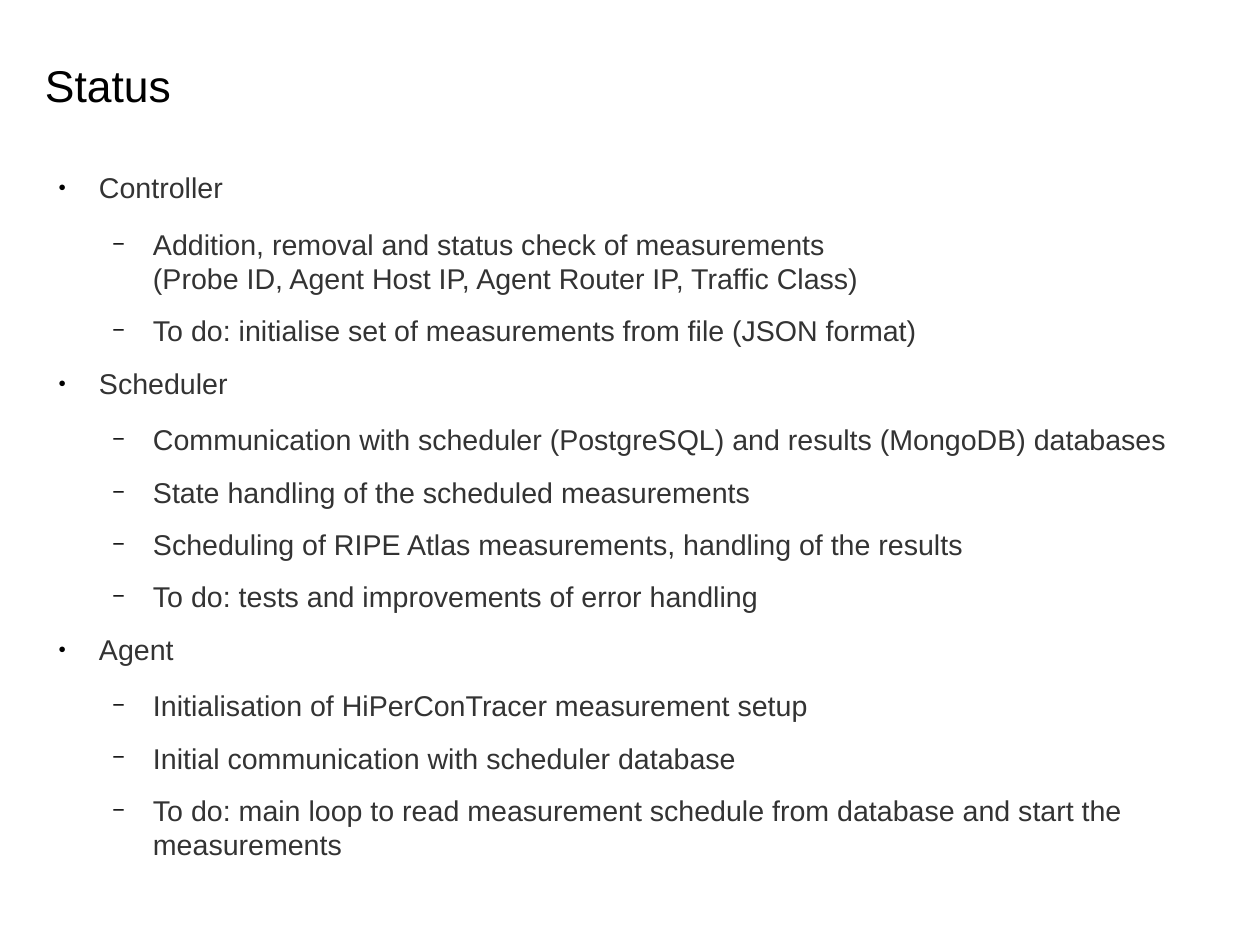
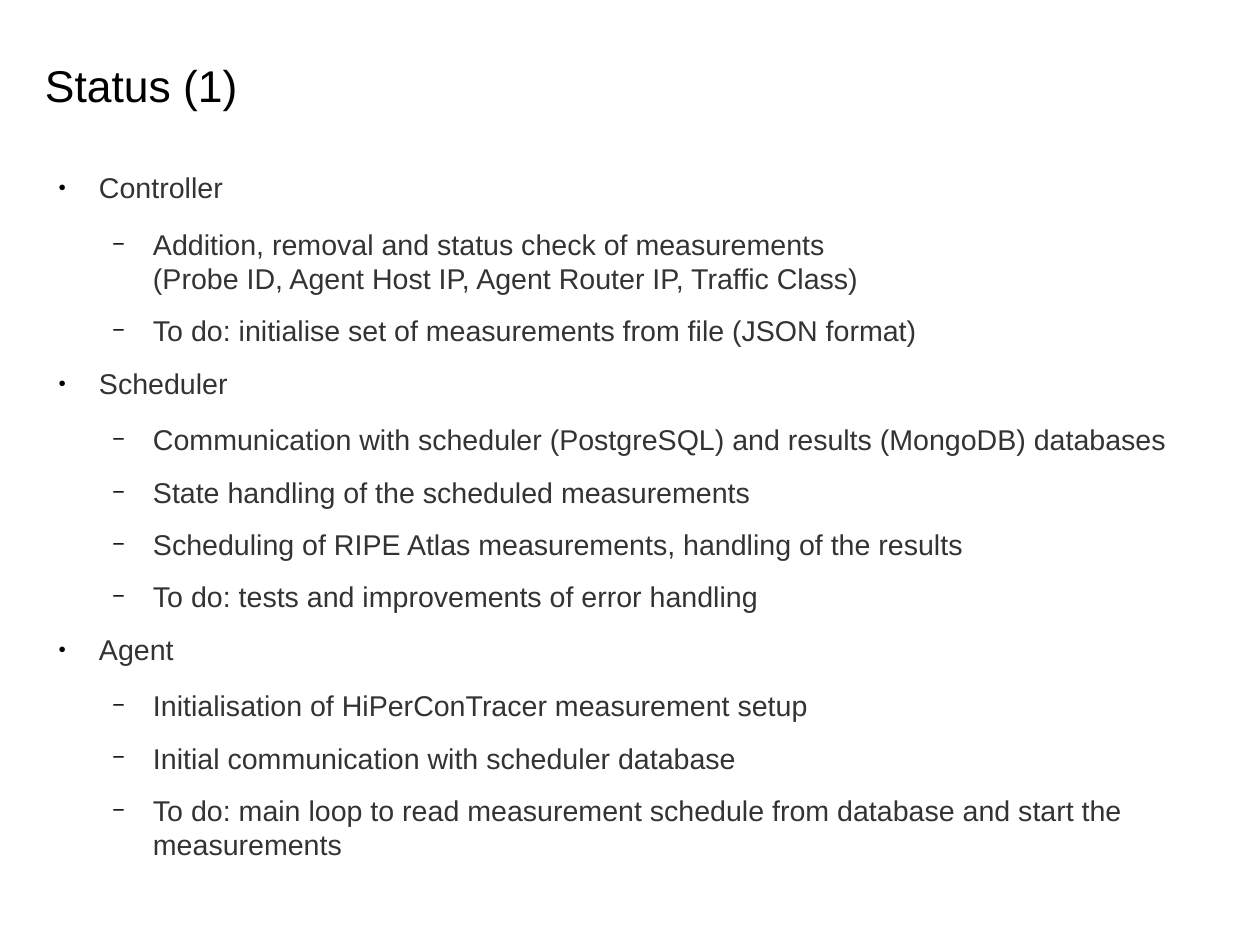
Before and after one commit to simula/atlasmns-trace, a slide deck: slide 2 of src/stuff/Status-July2019.odp. Drawn at 1260x945 pixels with LibreOffice and Linux fonts; fonts in the diff are those of the drawing; background and template pictures are left out. Boxes give left, top, right and bottom in pixels: in the first picture for what was removed or moved away, otherwise in the second. Text is boxed around its words. In the diff, an @@ line names an element or a change of style, - is before the commit and + after.

Commit message:
Updated slides.

```diff
--- a/src/stuff/Status-July2019.odp
+++ b/src/stuff/Status-July2019.odp
@@ title at (45,69,237,111): text changed @@
-Status
+Status (1)
```
Also in this commit, not shown: 1 slide added.
